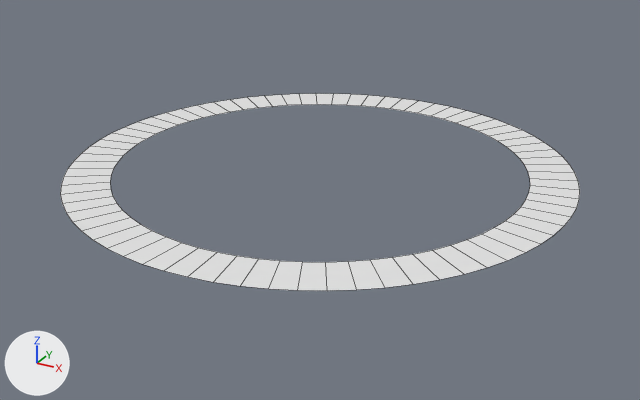
The Blender file Assets/3D/Band.blend, before and after one commit.
The view is the same before and after, from a 50 mm lens placed at (5.24, -9.54, 4.31), pointed at (0.08, -0.15, -0.39). Arrows for +X, +Y and +Z are at lower left; the lights stay in place. Mesh edges are drawn as thin lines.

The first picture shows 'PlayerColor_1', 'PlayerColor_2', 'PlayerColor_3', 'PlayerColor_4', 'PlayerColor_5', 'PlayerColor_6'.
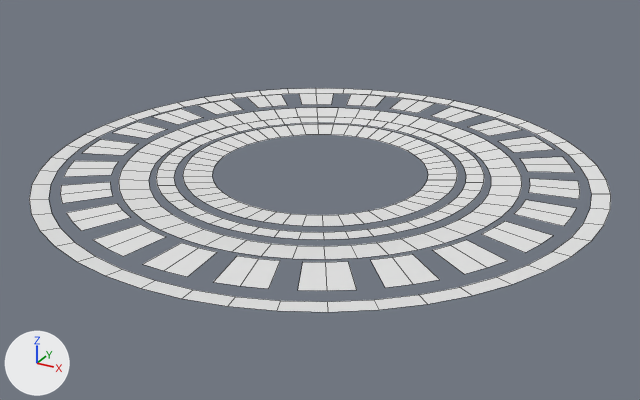
Changed parts and their boxes [x1, y1, x2, y2] in the pictures (640 x 400 px):
'Selector', added: after [29, 88, 611, 312]
'Center', added: after [119, 108, 522, 259]
'SmallCenter', added: after [183, 124, 457, 226]
'SmallSelector', added: after [156, 117, 484, 240]
'PlayerColor_1', hidden: before [61, 94, 579, 290]
'PlayerColor_4', hidden: before [62, 94, 578, 290]

Diff of the bpy script that builds the scene:
```diff
--- a/Assets/3D/Band.blend.py
+++ b/Assets/3D/Band.blend.py
@@ me_torus_009 @@
+me_torus_009.from_pydata(...)  # 96 vertices, 48 faces; spans x -1.79..1.79, y -1.79..1.79, z -0.03..0.0
@@ me_torus_008 @@
+me_torus_008.from_pydata(...)  # 96 vertices, 48 faces; spans x -2.13..2.13, y -2.13..2.13, z -0.02..0.0
@@ me_torus_001 @@
+me_torus_001.from_pydata(...)  # 96 vertices, 48 faces; spans x -3.67..3.67, y -3.67..3.67, z -0.02..0.0
@@ me_torus @@
+me_torus.from_pydata(...)  # 96 vertices, 48 faces; spans x -2.6..2.6, y -2.6..2.6, z -0.03..0.0
@@ ob_playercolor_1 @@
 ob_playercolor_1.location = (0.0, 0.0, 0.0)
+ob_playercolor_1.hide_set(True)
@@ ob_playercolor_4 @@
 ob_playercolor_4.location = (0.0, 0.0, 0.0)
+ob_playercolor_4.hide_set(True)
@@ ob_smallcenter @@
+ob_smallcenter = bpy.data.objects.new('SmallCenter', me_torus_009)
+ob_smallcenter.location = (0.0, 0.0, 0.0)
@@ ob_smallselector @@
+ob_smallselector = bpy.data.objects.new('SmallSelector', me_torus_008)
+ob_smallselector.location = (0.0, 0.0, 0.0)
@@ ob_selector @@
+ob_selector = bpy.data.objects.new('Selector', me_torus_001)
+ob_selector.location = (0.0, 0.0, 0.0)
@@ ob_center @@
+ob_center = bpy.data.objects.new('Center', me_torus)
+ob_center.location = (0.0, 0.0, 0.0)
```
